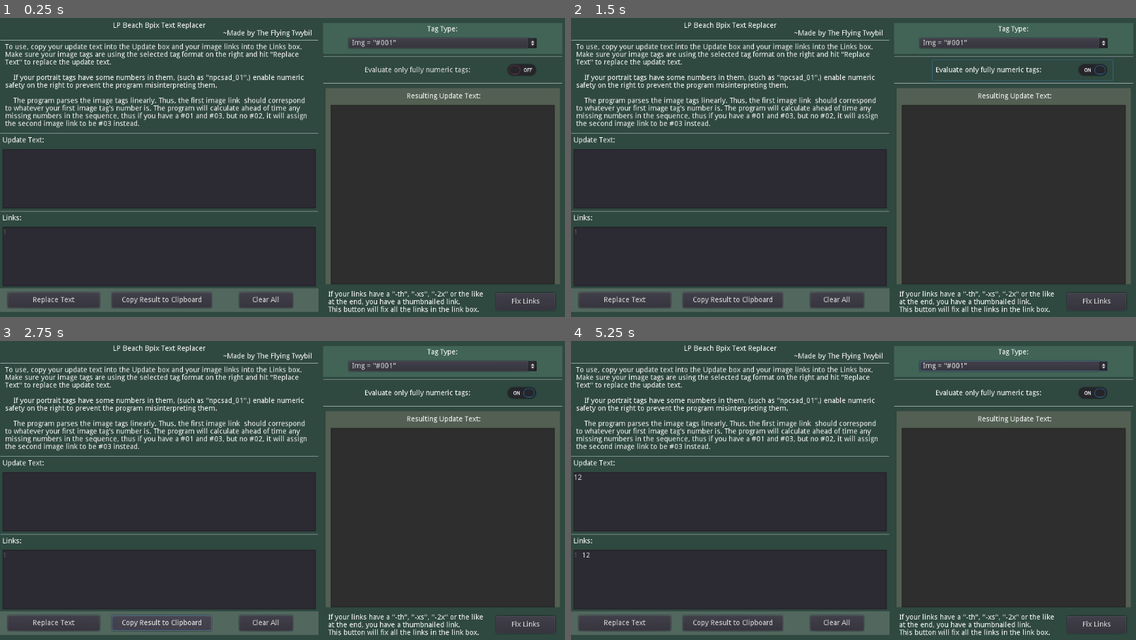
Above: before the commit, frames 1-4 (two rows, left to right).
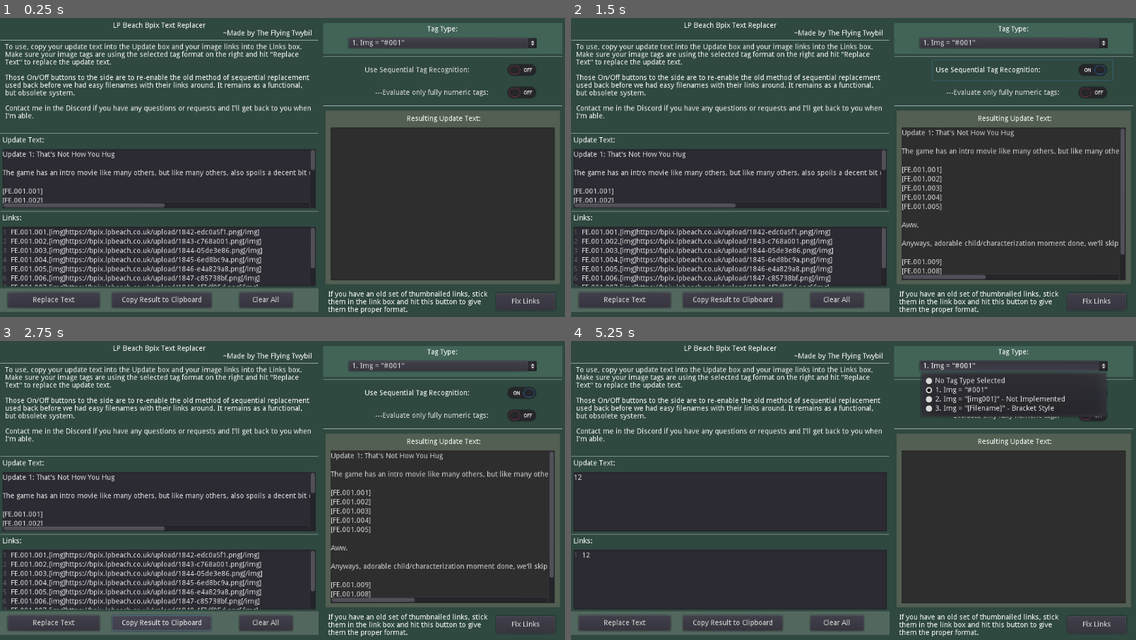
Above: after the commit, the same moments.

Repository: FlyingTwybil/LP-Beach-BPix-Text-Replacer
Game: Godot game, scene res://BaseScene.tscn
Two runs of this game, one before a commit and one after it. Both use one fixed random seed, a clock stepped at 60 frames per second and the inputs below.
Inputs (mouse positions are in pixels of both pictures, inside the frame that each line leads up to):
- Up to frame 1 (0.25 s): no input
- Up to frame 2 (1.5 s): click "Replace Text" at 0.5 s; click (1023, 68) at 1.25 s, where only the run after the commit has a clickable "Use Sequential Tag Recognitio…"
- Up to frame 3 (2.75 s): click "Copy Result to Clipboard" at 2 s
- Up to frame 4 (5.25 s): click "Clear All" at 2.75 s; click (729, 502) at 3.52 s; type "12" at 3.6 s; click (729, 580) at 3.75 s; type "12" at 3.83 s; click "Img = '#001'" (after the commit: "1. Img = '#001'") at 4.25 s; click "Evaluate only fully numeric t…" (after the commit: "---Evaluate only fully numeri…") at 5 s

The runs differ from the first frame. In frame 1, 14% of the frame differs, in the area x 0-100%, y 7-99%; in frame 2, 16%; in frame 3, 16%; in frame 4, 14%.

Commit message:
Update to 1.3
Backup of 1.3

Diff:
--- a/BaseScene.tscn
+++ b/BaseScene.tscn
@@ -68,14 +68,14 @@
 bbcode_enabled = true
 bbcode_text = "To use, copy your update text into the Update box and your image links into the Links box. Make sure your image tags are using the selected tag format on the right and hit \"Replace Text\" to replace the update text.
 
-	If your portrait tags have some numbers in them, (such as \"npcsad_01\",) enable numeric safety on the right to prevent the program misinterpreting them.
-
-	The program parses the image tags linearly. Thus, the first image link  should correspond to whatever your first image tag's number is. The program will calculate ahead of time any missing numbers in the sequence, thus if you have a #01 and #03, but no #02, it will assign the second image link to be #03 instead."
+Those On/Off buttons to the side are to re-enable the old method of sequential replacement used back before we had easy filenames with their links around. It remains as a functional, but obsolete system.
+
+Contact me in the Discord if you have any questions or requests and I'll get back to you when I'm able.	"
 text = "To use, copy your update text into the Update box and your image links into the Links box. Make sure your image tags are using the selected tag format on the right and hit \"Replace Text\" to replace the update text.
 
-	If your portrait tags have some numbers in them, (such as \"npcsad_01\",) enable numeric safety on the right to prevent the program misinterpreting them.
-
-	The program parses the image tags linearly. Thus, the first image link  should correspond to whatever your first image tag's number is. The program will calculate ahead of time any missing numbers in the sequence, thus if you have a #01 and #03, but no #02, it will assign the second image link to be #03 instead."
+Those On/Off buttons to the side are to re-enable the old method of sequential replacement used back before we had easy filenames with their links around. It remains as a functional, but obsolete system.
+
+Contact me in the Discord if you have any questions or requests and I'll get back to you when I'm able.	"
 scroll_active = false
 
 [node name="HSeparator2" type="HSeparator" parent="HBoxContainer/VBoxContainer"]
@@ -109,6 +109,23 @@
 margin_right = 610.0
 margin_bottom = 140.0
 size_flags_vertical = 3
+text = "Update 1: That's Not How You Hug
+
+The game has an intro movie like many others, but like many others, also spoils a decent bit of the game's content. However, there is one short scene off the front we'll want to see.
+
+[FE.001.001]
+[FE.001.002]
+[FE.001.003]
+[FE.001.004]
+[FE.001.005]
+
+Aww.
+
+Anyways, adorable child/characterization moment done, we'll skip on the intro for now.
+
+[FE.001.009]
+[FE.001.008]
+"
 
 [node name="HSeparator3" type="HSeparator" parent="HBoxContainer/VBoxContainer"]
 margin_top = 376.0
@@ -140,6 +157,15 @@
 margin_right = 610.0
 margin_bottom = 140.0
 size_flags_vertical = 3
+text = "FE.001.001,[img]https://bpix.lpbeach.co.uk/upload/1842-edc0a5f1.png[/img]
+FE.001.002,[img]https://bpix.lpbeach.co.uk/upload/1843-c768a001.png[/img]
+FE.001.003,[img]https://bpix.lpbeach.co.uk/upload/1844-05de3e86.png[/img]
+FE.001.004,[img]https://bpix.lpbeach.co.uk/upload/1845-6ed8bc9a.png[/img]
+FE.001.005,[img]https://bpix.lpbeach.co.uk/upload/1846-e4a829a8.png[/img]
+FE.001.006,[img]https://bpix.lpbeach.co.uk/upload/1847-c85738bf.png[/img]
+FE.001.007,[img]https://bpix.lpbeach.co.uk/upload/1848-1f7df05d.png[/img]
+FE.001.008,[img]https://bpix.lpbeach.co.uk/upload/1849-b19e913c.png[/img]
+FE.001.009,[img]https://bpix.lpbeach.co.uk/upload/1850-34c06560.png[/img]"
 show_line_numbers = true
 
 [node name="MarginContainer" type="MarginContainer" parent="HBoxContainer/VBoxContainer"]
@@ -271,12 +297,48 @@
 margin_bottom = 20.0
 script = ExtResource( 2 )
 
+[node name="MarginContainer" type="MarginContainer" parent="HBoxContainer/MarginContainer2/VBoxContainer2/MarginContainer2/vbox"]
+visible = false
+margin_top = 58.0
+margin_right = 466.0
+margin_bottom = 97.0
+custom_constants/margin_top = 6
+custom_constants/margin_bottom = 6
+
+[node name="HBoxContainer" type="HBoxContainer" parent="HBoxContainer/MarginContainer2/VBoxContainer2/MarginContainer2/vbox/MarginContainer"]
+margin_top = 6.0
+margin_right = 466.0
+margin_bottom = 33.0
+
+[node name="MarginContainer" type="MarginContainer" parent="HBoxContainer/MarginContainer2/VBoxContainer2/MarginContainer2/vbox/MarginContainer/HBoxContainer"]
+margin_right = 128.0
+margin_bottom = 27.0
+custom_constants/margin_right = 0
+custom_constants/margin_top = 6
+custom_constants/margin_left = 8
+custom_constants/margin_bottom = -9
+
+[node name="RichTextLabel" type="RichTextLabel" parent="HBoxContainer/MarginContainer2/VBoxContainer2/MarginContainer2/vbox/MarginContainer/HBoxContainer/MarginContainer"]
+margin_left = 8.0
+margin_top = 6.0
+margin_right = 128.0
+margin_bottom = 36.0
+rect_min_size = Vector2( 120, 30 )
+text = "Extra Identifier:"
+scroll_active = false
+
+[node name="IdentifierBox" type="TextEdit" parent="HBoxContainer/MarginContainer2/VBoxContainer2/MarginContainer2/vbox/MarginContainer/HBoxContainer"]
+margin_left = 132.0
+margin_right = 232.0
+margin_bottom = 27.0
+rect_min_size = Vector2( 100, 0 )
+
 [node name="HSeparator" type="HSeparator" parent="HBoxContainer/MarginContainer2/VBoxContainer2"]
 margin_top = 64.0
 margin_right = 466.0
 margin_bottom = 68.0
 
-[node name="MarginContainer" type="MarginContainer" parent="HBoxContainer/MarginContainer2/VBoxContainer2"]
+[node name="MarginContainer4" type="MarginContainer" parent="HBoxContainer/MarginContainer2/VBoxContainer2"]
 margin_top = 72.0
 margin_right = 466.0
 margin_bottom = 112.0
@@ -284,19 +346,33 @@
 custom_constants/margin_right = 40
 custom_constants/margin_left = 75
 
+[node name="SequentialButton" type="CheckButton" parent="HBoxContainer/MarginContainer2/VBoxContainer2/MarginContainer4"]
+margin_left = 75.0
+margin_right = 426.0
+margin_bottom = 40.0
+text = "Use Sequential Tag Recognition:"
+
+[node name="MarginContainer" type="MarginContainer" parent="HBoxContainer/MarginContainer2/VBoxContainer2"]
+margin_top = 116.0
+margin_right = 466.0
+margin_bottom = 156.0
+rect_min_size = Vector2( 0, 30 )
+custom_constants/margin_right = 40
+custom_constants/margin_left = 75
+
 [node name="NumericSafetyButton" type="CheckButton" parent="HBoxContainer/MarginContainer2/VBoxContainer2/MarginContainer"]
 margin_left = 75.0
 margin_right = 426.0
 margin_bottom = 40.0
-text = "Evaluate only fully numeric tags:"
+text = "     ---Evaluate only fully numeric tags:"
 
 [node name="HSeparator2" type="HSeparator" parent="HBoxContainer/MarginContainer2/VBoxContainer2"]
-margin_top = 116.0
-margin_right = 466.0
-margin_bottom = 120.0
+margin_top = 160.0
+margin_right = 466.0
+margin_bottom = 164.0
 
 [node name="txtResult" type="MarginContainer" parent="HBoxContainer/MarginContainer2/VBoxContainer2"]
-margin_top = 124.0
+margin_top = 168.0
 margin_right = 466.0
 margin_bottom = 515.0
 size_flags_vertical = 3
@@ -309,16 +385,17 @@
 margin_left = 5.0
 margin_top = 3.0
 margin_right = 461.0
-margin_bottom = 386.0
+margin_bottom = 342.0
 color = Color( 0.321569, 0.372549, 0.321569, 1 )
 
 [node name="MarginContainer" type="MarginContainer" parent="HBoxContainer/MarginContainer2/VBoxContainer2/txtResult"]
 margin_left = 5.0
 margin_top = 3.0
 margin_right = 461.0
-margin_bottom = 386.0
+margin_bottom = 342.0
 custom_constants/margin_right = 10
 custom_constants/margin_left = 10
+custom_constants/margin_bottom = 8
 __meta__ = {
 "_edit_use_anchors_": false
 }
@@ -326,7 +403,7 @@
 [node name="VBoxContainer" type="VBoxContainer" parent="HBoxContainer/MarginContainer2/VBoxContainer2/txtResult/MarginContainer"]
 margin_left = 10.0
 margin_right = 446.0
-margin_bottom = 383.0
+margin_bottom = 331.0
 
 [node name="MarginContainer" type="MarginContainer" parent="HBoxContainer/MarginContainer2/VBoxContainer2/txtResult/MarginContainer/VBoxContainer"]
 margin_right = 436.0
@@ -346,7 +423,7 @@
 [node name="Result" type="TextEdit" parent="HBoxContainer/MarginContainer2/VBoxContainer2/txtResult/MarginContainer/VBoxContainer"]
 margin_top = 33.0
 margin_right = 436.0
-margin_bottom = 383.0
+margin_bottom = 331.0
 size_flags_vertical = 3
 custom_colors/font_color = Color( 0.94902, 0.94902, 0.94902, 1 )
 custom_colors/font_color_readonly = Color( 0.843137, 0.843137, 0.843137, 1 )
@@ -376,10 +453,8 @@
 margin_right = 325.0
 margin_bottom = 50.0
 bbcode_enabled = true
-bbcode_text = "If your links have a \"-th\", \"-xs\", \"-2x\" or the like at the end, you have a thumbnailed link.
-This button will fix all the links in the link box."
-text = "If your links have a \"-th\", \"-xs\", \"-2x\" or the like at the end, you have a thumbnailed link.
-This button will fix all the links in the link box."
+bbcode_text = "If you have an old set of thumbnailed links, stick them in the link box and hit this button to give them the proper format."
+text = "If you have an old set of thumbnailed links in the links box, hit this button to give them the proper format."
 scroll_active = false
 
 [node name="MarginContainer2" type="MarginContainer" parent="HBoxContainer/MarginContainer2/VBoxContainer2/MarginContainer3/HBoxContainer"]
@@ -402,4 +477,5 @@
 [connection signal="pressed" from="HBoxContainer/VBoxContainer/MarginContainer/MarginContainer/HBoxContainer/MarginContainer/ReplaceButton" to="." method="_on_ReplaceButton_pressed"]
 [connection signal="pressed" from="HBoxContainer/VBoxContainer/MarginContainer/MarginContainer/HBoxContainer/MarginContainer2/CopyButton" to="." method="_on_CopyButton_pressed"]
 [connection signal="pressed" from="HBoxContainer/VBoxContainer/MarginContainer/MarginContainer/HBoxContainer/MarginContainer3/ClearButton" to="." method="_on_ClearButton_pressed"]
+[connection signal="item_selected" from="HBoxContainer/MarginContainer2/VBoxContainer2/MarginContainer2/vbox/MarginContainer2/OptionButton" to="HBoxContainer/MarginContainer2/VBoxContainer2/MarginContainer2/vbox/MarginContainer2/OptionButton" method="_on_OptionButton_item_selected"]
 [connection signal="pressed" from="HBoxContainer/MarginContainer2/VBoxContainer2/MarginContainer3/HBoxContainer/MarginContainer2/FixLinksButton" to="." method="_on_FixLinksButton_pressed"]
--- a/BpixTextReplace.gd
+++ b/BpixTextReplace.gd
@@ -7,7 +7,10 @@
 var result_textedit : TextEdit
 
 var tagtype_optionbutton : OptionButton
+var tagtype_extraidentifier : TextEdit
+
 var numericsafety_button : CheckButton
+var sequentialtags_button : CheckButton
 #var exclude_textedit : TextEdit
 
 var delim
@@ -21,7 +24,10 @@
 	result_textedit = get_node("HBoxContainer/MarginContainer2/VBoxContainer2/txtResult/MarginContainer/VBoxContainer/Result")
 
 	tagtype_optionbutton = get_node("HBoxContainer/MarginContainer2/VBoxContainer2/MarginContainer2/vbox/MarginContainer2/OptionButton")
+	tagtype_extraidentifier = get_node("HBoxContainer/MarginContainer2/VBoxContainer2/MarginContainer2/vbox/MarginContainer/HBoxContainer/IdentifierBox")
+
 	numericsafety_button = get_node("HBoxContainer/MarginContainer2/VBoxContainer2/MarginContainer/NumericSafetyButton")
+	sequentialtags_button = get_node("HBoxContainer/MarginContainer2/VBoxContainer2/MarginContainer4/SequentialButton")
 	#exclude_textedit = get_node("HBoxContainer/MarginContainer2/VBoxContainer2/MarginContainer/VBoxContainer/TextEdit")
 
 	#var string1 = "#001"
@@ -47,6 +53,8 @@
 		return "#"
 	elif option == 2:
 		return "[IMG"
+	elif option == 3:
+		return "[" + tagtype_extraidentifier.text + "."
 	else:
 		return false
 
@@ -69,6 +77,13 @@
 	#Bad Structure: https://bpix.lpbeach.co.uk/_data/i/upload/2020/06/30/20200630033746-f86c2a40-xs.jpg
 	#Alt Bad Structure; https://bpix.lpbeach.co.uk/i.php?/upload/2020/06/30/20200630033931-4ed5fc27-xs.jpg
 
+	#Removes filepath and saves it for the end
+	var presplit = link.rsplit(",", false, 1)
+	if presplit.size() > 1:
+		#if we did remove the filepath
+		link = presplit[1]
+
+
 	var split = link.split("/_data/i/", true, 1)
 
 	if split.size() == 1:
@@ -82,7 +97,10 @@
 	#Now rip off that damn thumbnail tag
 	var third_split = second_split[0].rsplit("-", true, 1)
 
-	link = hyperlink_header + third_split[0] + img_type
+	if presplit.size() > 1:
+		link = presplit[0] + "," + hyperlink_header + third_split[0] + img_type
+	else:
+		link = hyperlink_header + third_split[0] + img_type
 	return link
 
 
@@ -90,7 +108,7 @@
 
 	link = link.to_lower()
 
-	link = fix_https_address(link)
+	#link = fix_https_address(link)
 
 	var add_front : bool = false
 	var add_back : bool = false
@@ -217,6 +235,65 @@
 	else:
 		return
 
+	pass
+
+func form_link_list_new():
+	var text : String = links_textedit.text
+	#Sample: C:\projects\BPixUploader\TestData\002.jpg,https://bpix.lpbeach.co.uk/upload/1592-f0b77467.jpg
+	#1. Separate each link from one another
+	#2. Separate the image name from the link per link
+	#2-a. Add bbcode tags to image if needed, save as linkvar
+	#3. Separate tag from both its image name and file location
+
+	if text and text != "":
+		var dict : Dictionary
+		var split_one : Array = text.split("\n", false)
+
+		var backslash_str : String = "\n"
+		backslash_str = backslash_str.split("n", false, 1)[0]
+
+		for linkset in split_one:
+			var link : String
+			var tag : String
+
+			var split_two = linkset.split(",", false, 1)
+			if split_two.size() != 2:
+				print("Split Two missing comma delimiter. Not a BPIX link?")
+				return false
+			link = fix_img_bbcode_tags(split_two[1])
+
+			var split_three = split_two[0].rsplit(backslash_str, false, 1)
+			#breakpoint
+			if split_three.size() != 2:
+				print("Split Three too small! Not an actual filepath? Faking it anyways...")
+				#It's not a real filepath in this case, so we'll just fake it
+				#by duplicating to the expected result
+				split_three.append(split_three[0])
+				#return false
+
+			#We rsplit here because some methods use . in the filename
+			var split_four = split_three[1].rsplit(".", false, 1)
+
+			#Now we need finalize the tag based on the chosen tag style:
+			if tagtype_optionbutton.selected == 1:
+				tag = delim + split_four[0].split("-", false, 1)[0]
+			elif tagtype_optionbutton.selected == 2:
+				pass
+			elif tagtype_optionbutton.selected == 3:
+				#Bracket Tagging - [Filename]
+				#Since we're brute force replacing anyhow, most of the work in this
+				#style is just adding the bracket delimiters.
+				tag =  "[" + split_three[0] + "]"
+				pass
+
+			#breakpoint
+			dict[tag] = link
+
+		return dict
+		pass
+
+	else:
+		return false
 	pass
 
 func replace_text(link_list : Dictionary):
@@ -254,6 +331,27 @@
 	return finaltext
 	pass
 
+func replace_text_new(link_list : Dictionary):
+	var final_text : String = ""
+
+	var text = update_textedit.text #we've already done a safety check on this in OnReplaceButton, no need for another
+	var first_split = text.split("\n")
+	#First we split on newline to read the document line by line
+	for line in first_split:
+		for key in link_list:
+			#breakpoint
+			print(line.findn(key))
+			if line.findn(key) != -1:
+				#breakpoint
+				line = line.replacen(key, link_list[key])
+				#breakpoint
+
+		final_text = final_text + line + "\n"
+
+
+	#Should be all that's necessary, though it may be intensive.
+	return final_text
+	pass
 
 func _on_ReplaceButton_pressed():
 
@@ -264,16 +362,23 @@
 	#	pass
 
 
-	if update_textedit.text and update_textedit.text != null:
+	if update_textedit.text and update_textedit.text != null and tagtype_optionbutton.selected != -1:
 		var text : String = update_textedit.text
 
 		delim = resolve_delim()
 
-		var exclude_list : Dictionary = form_exclude_list()
-		#breakpoint
-		var link_list : Dictionary = form_link_list(exclude_list)
-		#breakpoint
-		result_textedit.text = replace_text(link_list)
+		if sequentialtags_button.pressed:
+			var exclude_list : Dictionary = form_exclude_list()
+			#breakpoint
+			var link_list : Dictionary = form_link_list(exclude_list)
+			#breakpoint
+			result_textedit.text = replace_text(link_list)
+
+		else:
+			var link_list = form_link_list_new()
+			print(link_list)
+			if link_list:
+				result_textedit.text = replace_text_new(link_list)
 
 	pass
 
--- a/TagTypeButton.gd
+++ b/TagTypeButton.gd
@@ -1,19 +1,26 @@
 extends OptionButton
 
+var tagtype_extraidentifier : Control
 
 func _init():
 	add_item('No Tag Type Selected', -1)
-	add_item('Img = "#001"', 1)
-	add_item('Img = "[img001]" - Not Presently Functional', 2)
-
+	add_item('1. Img = "#001"', 1)
+	add_item('2. Img = "[img001]" - Not Implemented', 2)
+	add_item('3. Img = "[Filename]" - Bracket Style', 3)
 	selected = 1
 	pass
 
 # Called when the node enters the scene tree for the first time.
 func _ready():
+
 	pass # Replace with function body.
 
 
 # Called every frame. 'delta' is the elapsed time since the previous frame.
 #func _process(delta):
 #	pass
+
+
+func _on_OptionButton_item_selected(id):
+
+	pass # Replace with function body.
Not shown, changed: export_presets.cfg
